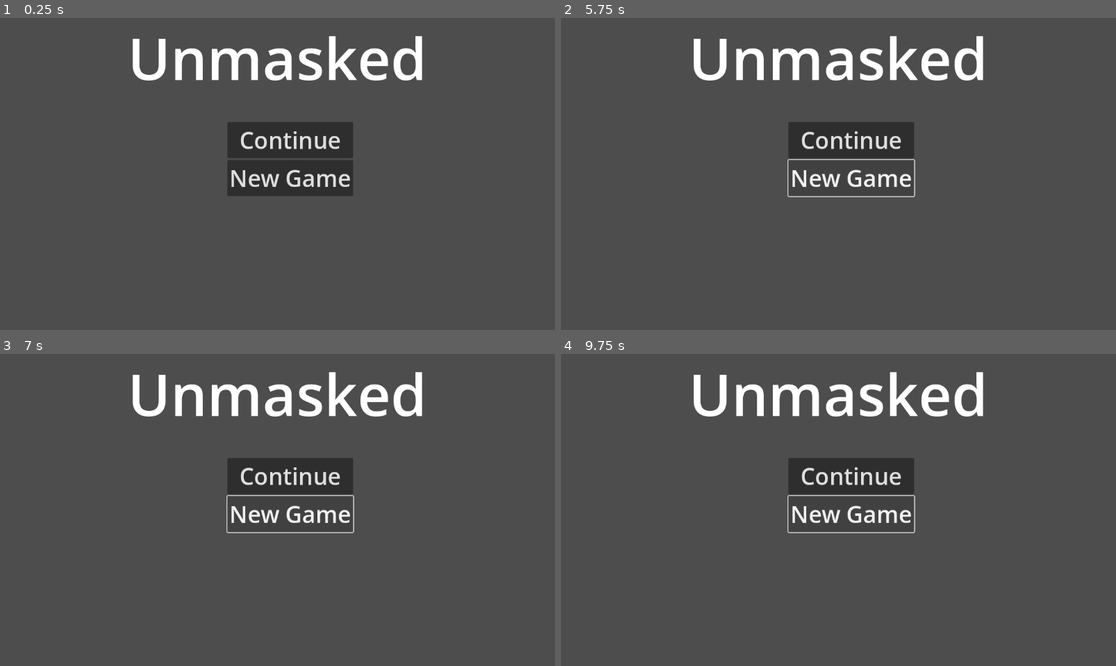
Above: before the commit, frames 1-4 (two rows, left to right).
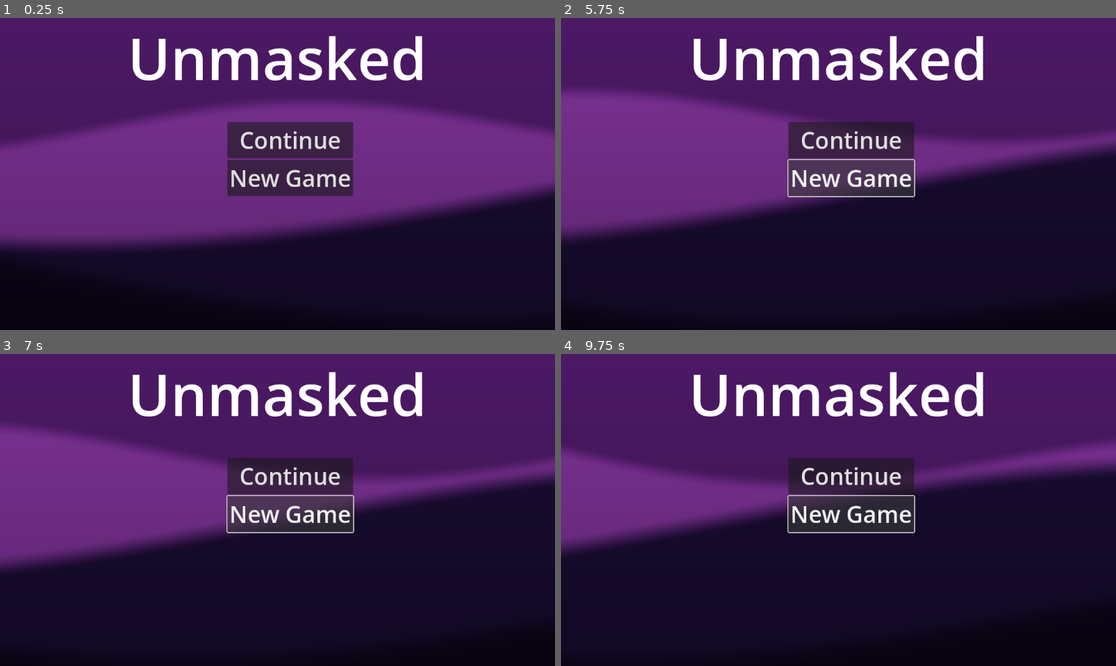
Above: after the commit, the same moments.

Repository: nunu-ai/ggj-2026-unmasked
Game: Godot game, scene res://scenes/main_menu.tscn
Same seed, same stepped clock (60 frames per second), same inputs: the game is played once before the commit and once after it.
Inputs:
- Up to frame 1 (0.25 s): no input
- Up to frame 2 (5.75 s): click "New Game" at 0.5 s; click "New Game" at 1.25 s; click "Continue" at 2 s; click "Continue" at 2.75 s; click "Continue" at 3.5 s; click "New Game" at 4.25 s; tap Enter at 5 s
- Up to frame 3 (7 s): tap Space at 5.75 s; tap Enter at 6.5 s
- Up to frame 4 (9.75 s): tap Space at 7.25, 8.75 s; tap Enter at 8 s

The runs differ from the first frame. In frame 1, 92% of the frame differs, in the area x 0-100%, y 0-100%; in frame 2, 92%; in frame 3, 93%; in frame 4, 94%.

Commit message:
background panel

Diff:
--- a/scenes/main_menu.tscn
+++ b/scenes/main_menu.tscn
@@ -1,6 +1,16 @@
-[gd_scene load_steps=2 format=3 uid="uid://cn7w22ecscp33"]
+[gd_scene load_steps=4 format=3 uid="uid://cn7w22ecscp33"]
 
 [ext_resource type="Script" uid="uid://di0cmmkjhh5ra" path="res://scripts/main_menu.gd" id="1_l6cm7"]
+[ext_resource type="Shader" uid="uid://dpcf7lwiig7s3" path="res://shaders/main_menu_background.gdshader" id="2_ekxnf"]
+
+[sub_resource type="ShaderMaterial" id="ShaderMaterial_ekxnf"]
+shader = ExtResource("2_ekxnf")
+shader_parameter/color1 = Color(0.1, 0.05, 0.2, 1)
+shader_parameter/color2 = Color(0.5, 0.2, 0.6, 1)
+shader_parameter/color3 = Color(0.3, 0.1, 0.4, 1)
+shader_parameter/background_color = Color(0.05, 0.02, 0.1, 1)
+shader_parameter/wave_speed = 0.5
+shader_parameter/wave_scale = 2.0
 
 [node name="MainMenu" type="Control"]
 layout_mode = 3
@@ -10,6 +20,12 @@
 grow_horizontal = 2
 grow_vertical = 2
 script = ExtResource("1_l6cm7")
+
+[node name="Background" type="Panel" parent="."]
+material = SubResource("ShaderMaterial_ekxnf")
+layout_mode = 0
+offset_right = 1168.0
+offset_bottom = 660.0
 
 [node name="RichTextLabel" type="RichTextLabel" parent="."]
 layout_mode = 0
